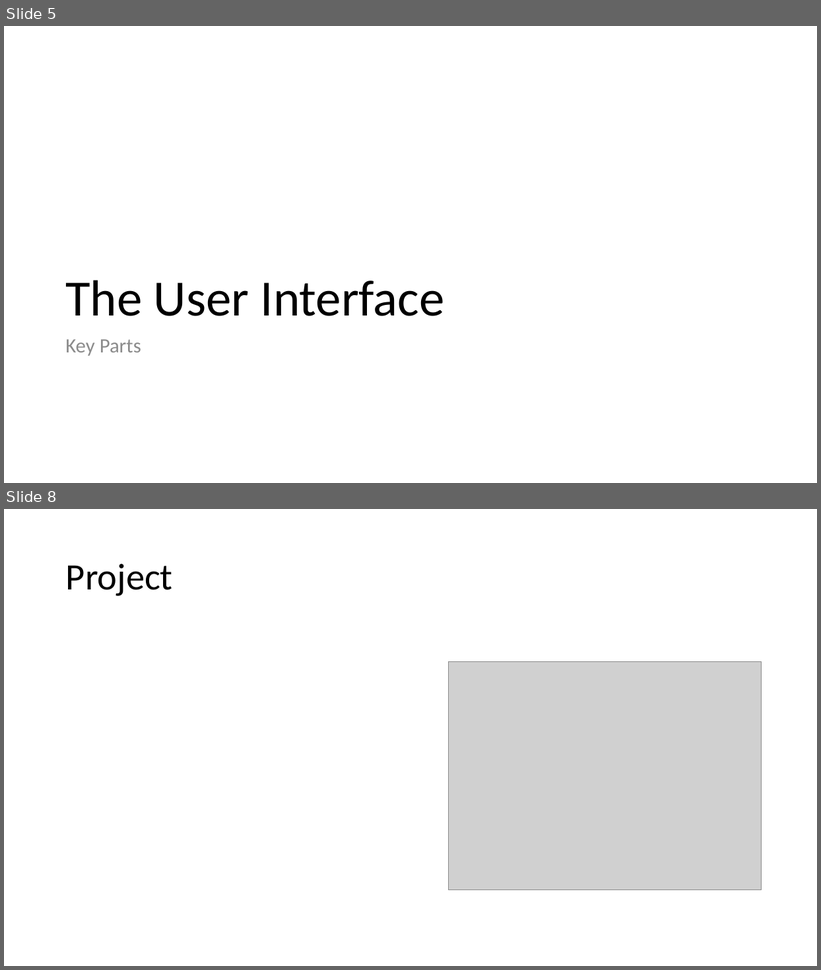
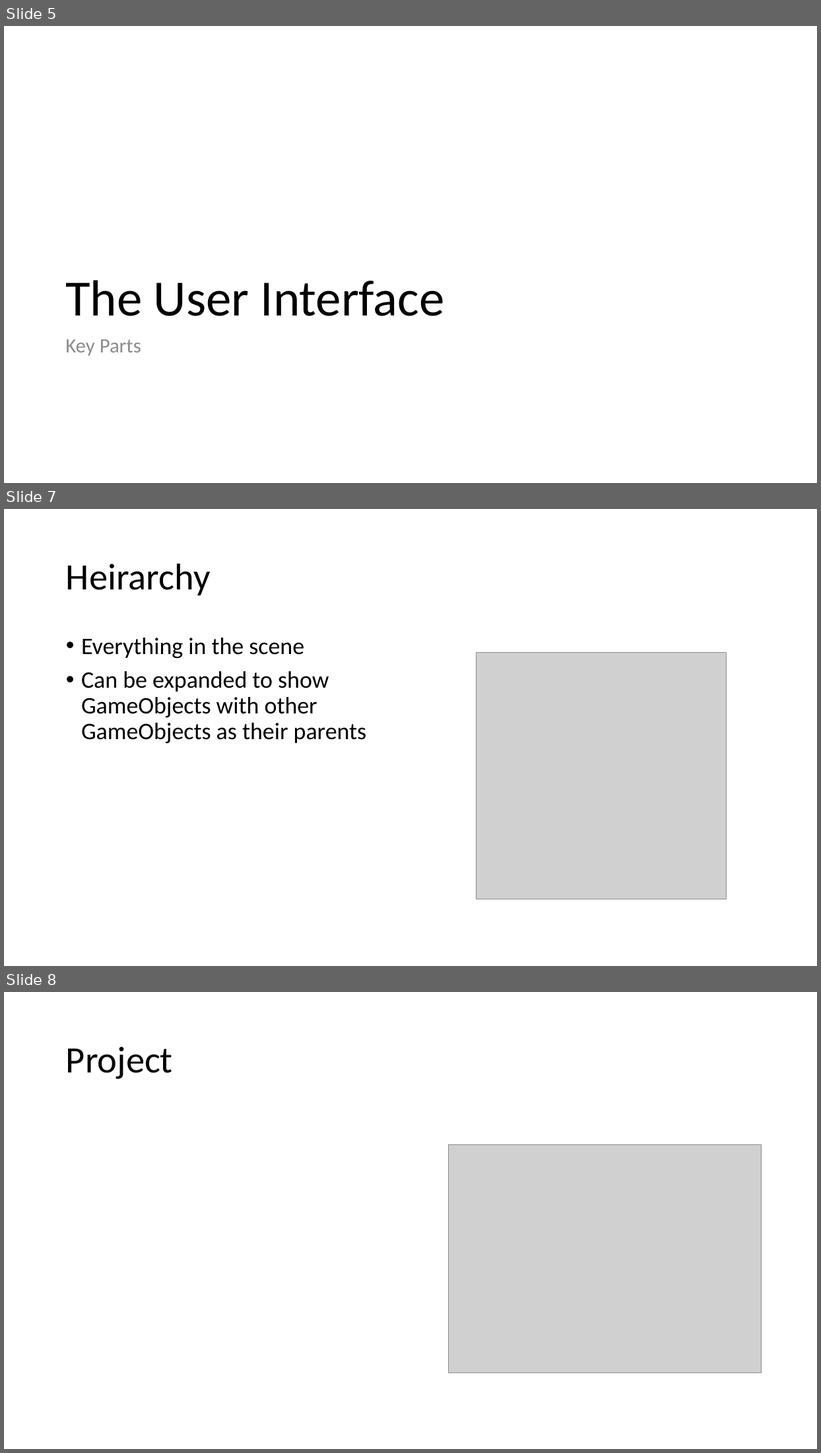
Before and after one commit to quandtm/UnitySTWorkshop, a slide deck: ST_Unity_101_Part1.pptx. Shown one above the other, each under a label of ours: slides 5 and 8 before the commit, slides 5, 7 and 8 after it; the slides between them are not shown. The pictures are 821x970 and 821x1453 pixels, drawn with LibreOffice and Linux fonts; fonts in the diff are those of the drawing; grey boxes stand for pictures. Boxes give left, top, right and bottom in pixels: in the first picture for what was removed or moved away, otherwise in the second. Text is boxed around its words. In the diff, an @@ line names an element or a change of style, - is before the commit and + after.

```diff
--- a/ST_Unity_101_Part1.pptx
+++ b/ST_Unity_101_Part1.pptx
@@ slide 7 added at <box>4,509,817,966</box>, background #FFFFFF @@
@@ title added at <box>66,563,211,595</box>, 44 pt, text #000000 @@
+Heirarchy
@@ text added at <box>81,638,367,743</box>, 28 pt, text #000000 @@
+• Everything in the scene
+• Can be expanded to show GameObjects with other GameObjects as their parents
@@ picture added at <box>476,652,726,899</box> @@
```
Also in this commit, not shown: 1 slide changed, 1 other slide added, 1 slide removed.
